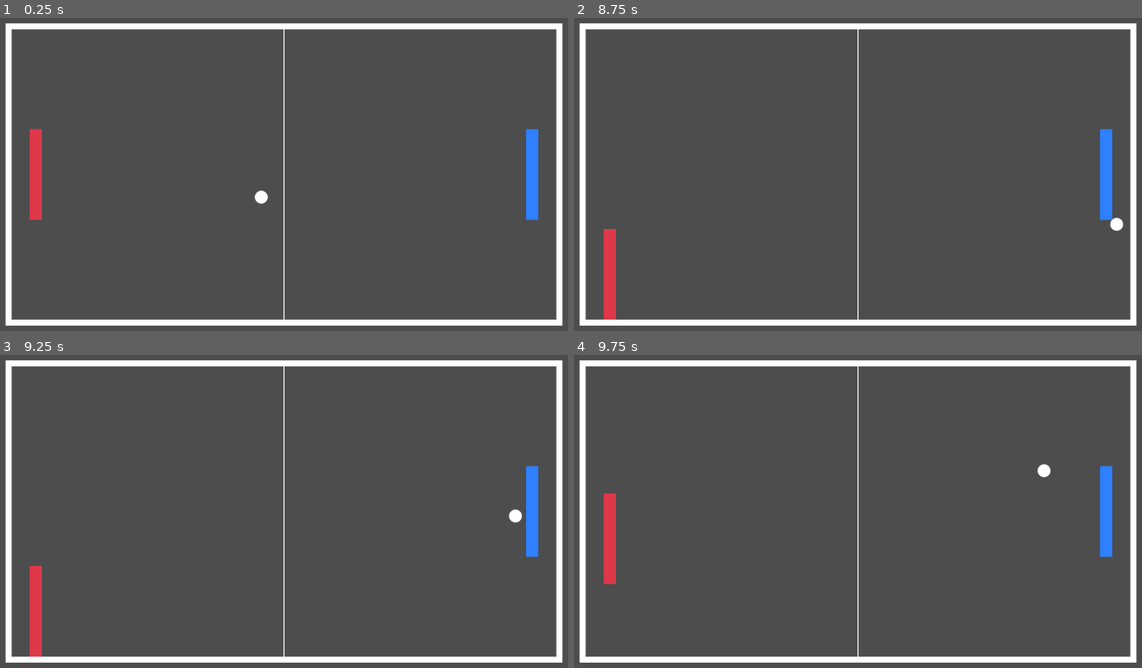
Above: before the commit, frames 1-4 (two rows, left to right).
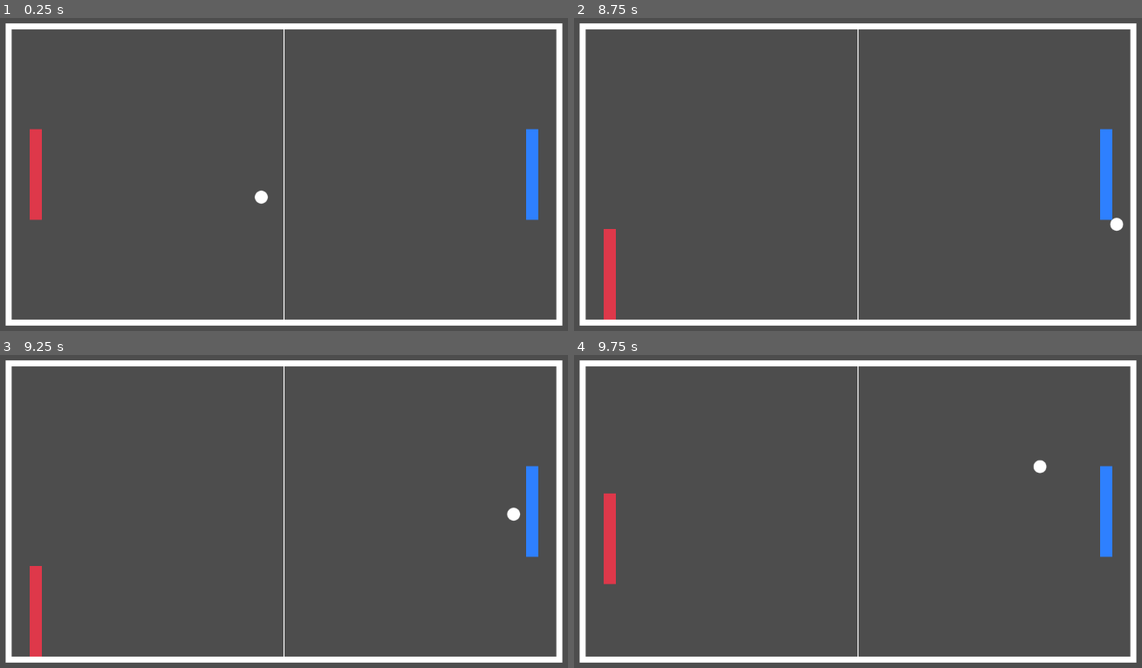
Above: after the commit, the same moments.

Repository: swashdev/redot-pong
Game: Godot game, scene res://main.tscn
Same seed, same stepped clock (60 frames per second), same inputs: the game is played once before the commit and once after it.
Inputs:
- Up to frame 1 (0.25 s): no input
- Up to frame 2 (8.75 s): hold Up (ui_up) 0.53-1.28 s; hold Down (ui_down) 1.28-2.03 s; hold Up (ui_up) 2.03-3.53 s; hold Down (ui_down) 3.53-5.78 s; hold Up (ui_up) 5.78-8.03 s; hold Down (ui_down) from 8.03 s (still down)
- Up to frame 3 (9.25 s): keep holding Down (ui_down)
- Up to frame 4 (9.75 s): release Down (ui_down) at 9.53 s; hold Up (ui_up) from 9.53 s (still down)

Frames 1-2 are identical in both runs. In frame 3, less than 0.1% of the frame differs, in the area x 89-93%, y 48-54%; in frame 4, 0.1%, in the area x 80-85%, y 33-40%.

Commit message:
Add ball speed modifier.
Each time the player scores, the ball will get slightly faster.

Diff:
--- a/game.gd
+++ b/game.gd
@@ -31,6 +31,9 @@
 # The direction that the ball is moving, irrespective of speed.
 var ball_direction: Vector2 = Vector2(-0.5, 0.5)
 
+# A multiplier which is applied to the ball's speed as the player scores.
+var ball_speed_mod: float = 1.0
+
 #endregion Local Variables
 
 #region Mainloop
@@ -60,7 +63,7 @@
 
 # Moves the ball.
 func move_ball(delta: float) -> void:
-	var ball_speed: float = BASE_BALL_SPEED * delta
+	var ball_speed: float = BASE_BALL_SPEED * ball_speed_mod * delta
 	var ball_velocity: Vector2 = ball_direction * ball_speed
 	var contact_point: float
 	var contact_point_normal: float
@@ -94,8 +97,10 @@
 		elif ball.right > playfield.right:
 			ball_direction.x *= -1
 			player_1_score += 1
+			ball_speed_mod += 0.05
 			print("Ball contacted right wall.  Player 1 has %d points." \
 					% player_1_score)
+			print("Ball speed multiplier is at %f" % ball_speed_mod)
 	if ball_direction.y < 0.0:
 		if ball.top < playfield.top:
 			ball_direction.y *= -1
